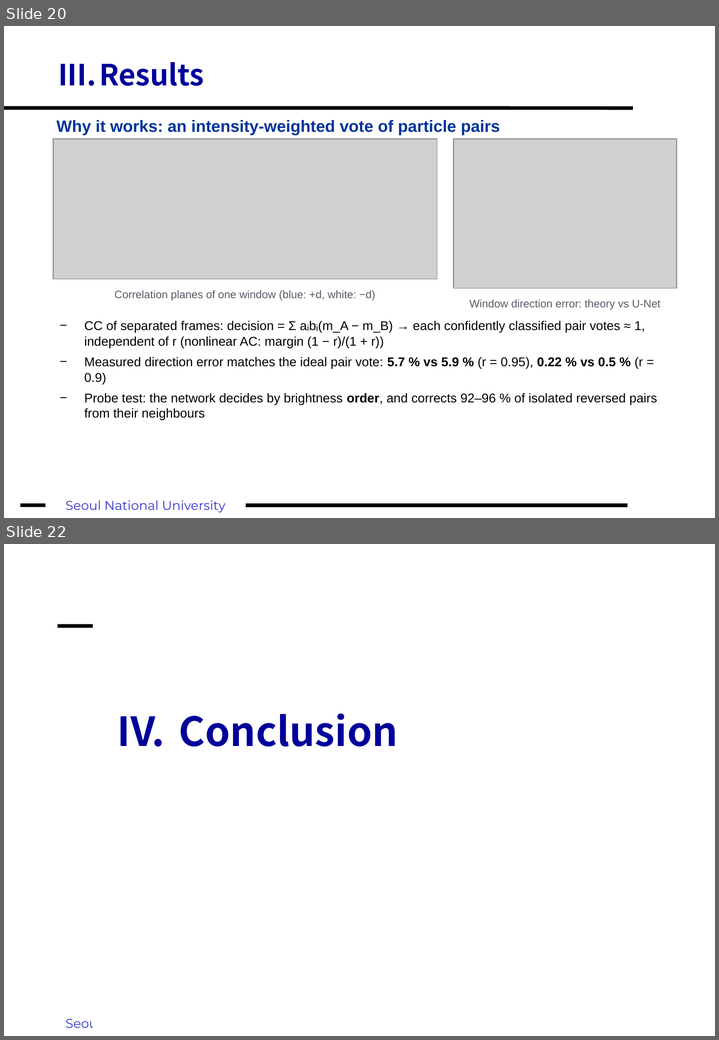
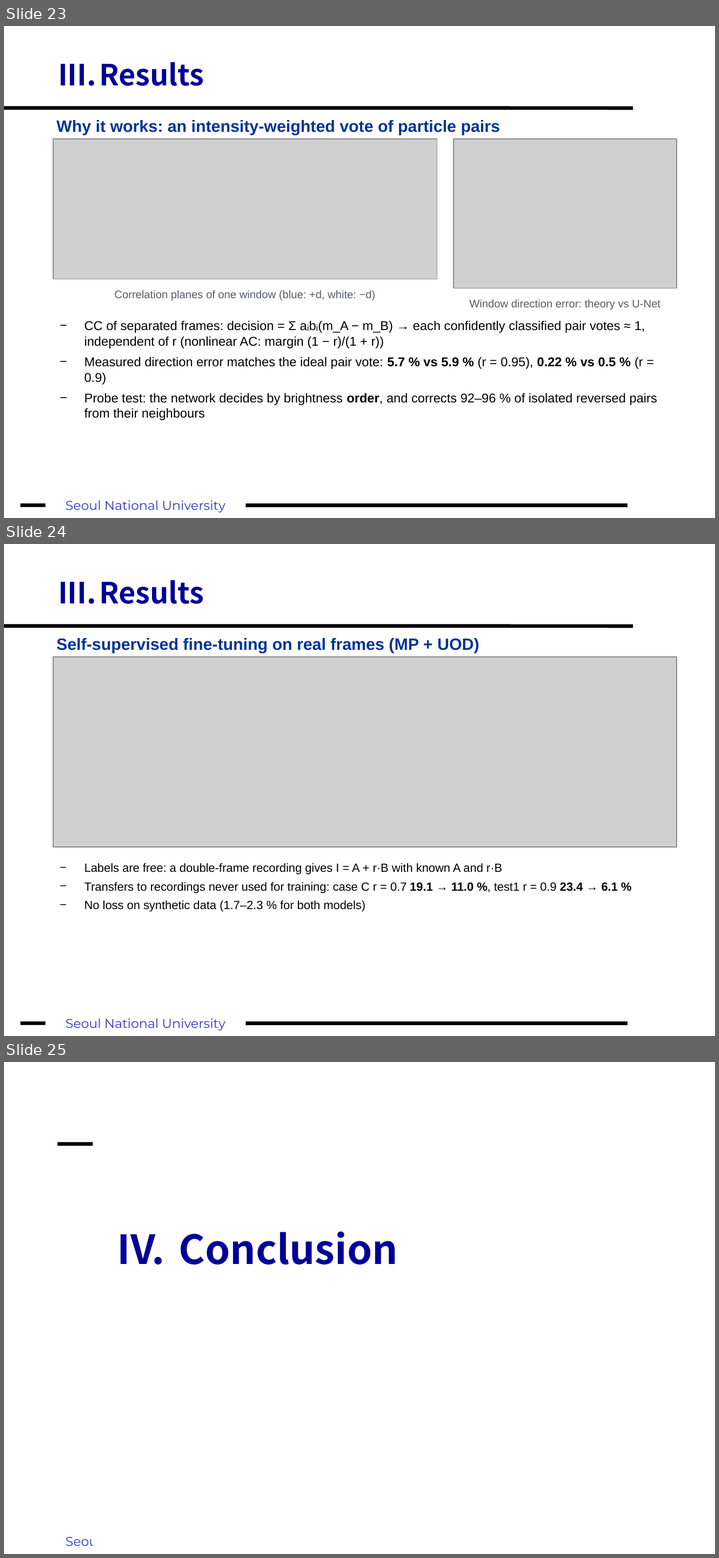
Before and after one commit to fosherrat/piv_termproject, a slide deck: presentation/PIV_term_project.pptx. Shown one above the other, each under a label of ours: slides 20 and 22 before the commit, slides 23, 24 and 25 after it; the slides between them are not shown. The pictures are 719x1040 and 719x1558 pixels, drawn with LibreOffice and Linux fonts; fonts in the diff are those of the drawing; grey boxes stand for pictures; background and template pictures are left out. Boxes give left, top, right and bottom in pixels: in the first picture for what was removed or moved away, otherwise in the second. Text is boxed around its words. In the diff, an @@ line names an element or a change of style, - is before the commit and + after.

```diff
--- a/presentation/PIV_term_project.pptx
+++ b/presentation/PIV_term_project.pptx
@@ slide 24 added at box(4, 544, 715, 1036), background #FFFFFF; not listed: 3 template elements that a slide beside it also shows @@
@@ title added at box(58, 580, 204, 604), 32 pt, text #000099, bold @@
+III. Results
@@ text added at box(56, 638, 479, 653), 18 pt, text #003399, bold @@
+Self-supervised fine-tuning on real frames (MP + UOD)
@@ picture added at box(53, 657, 677, 847) @@
@@ text added at box(84, 863, 617, 912), 13 pt, text #000000 @@
+− Labels are free: a double-frame recording gives I = A + r·B with known A and r·B
+− Transfers to recordings never used for training: case C r = 0.7 19.1 → 11.0 %, test1 r = 0.9 23.4 → 6.1 %
+− No loss on synthetic data (1.7–2.3 % for both models)
@@ what was slide 20 is now slide 23 @@
@@ what was slide 22 is now slide 25 @@
```
Also in this commit, not shown: 11 slides changed, 4 other slides added, 2 slides removed, 8 other files.
